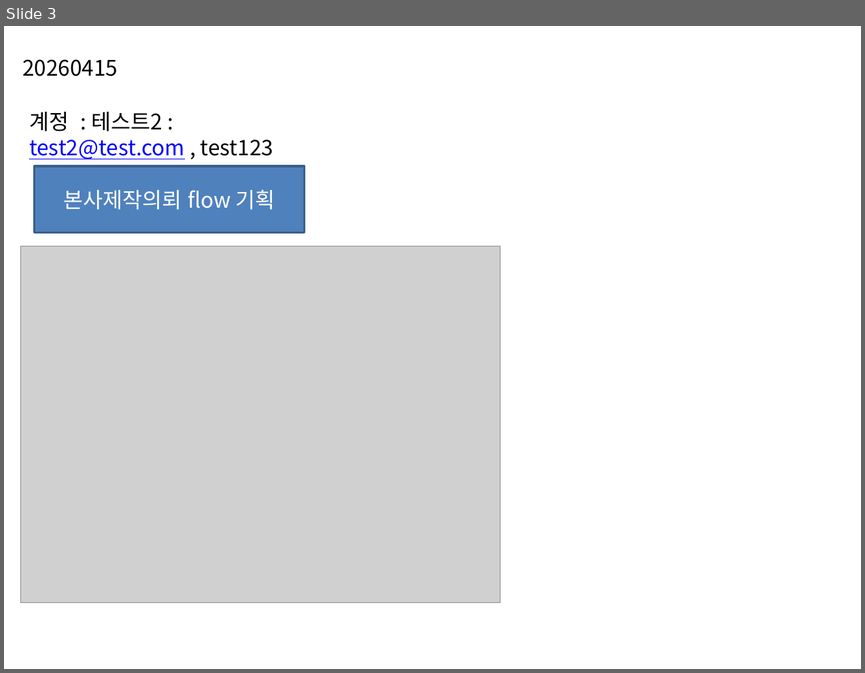
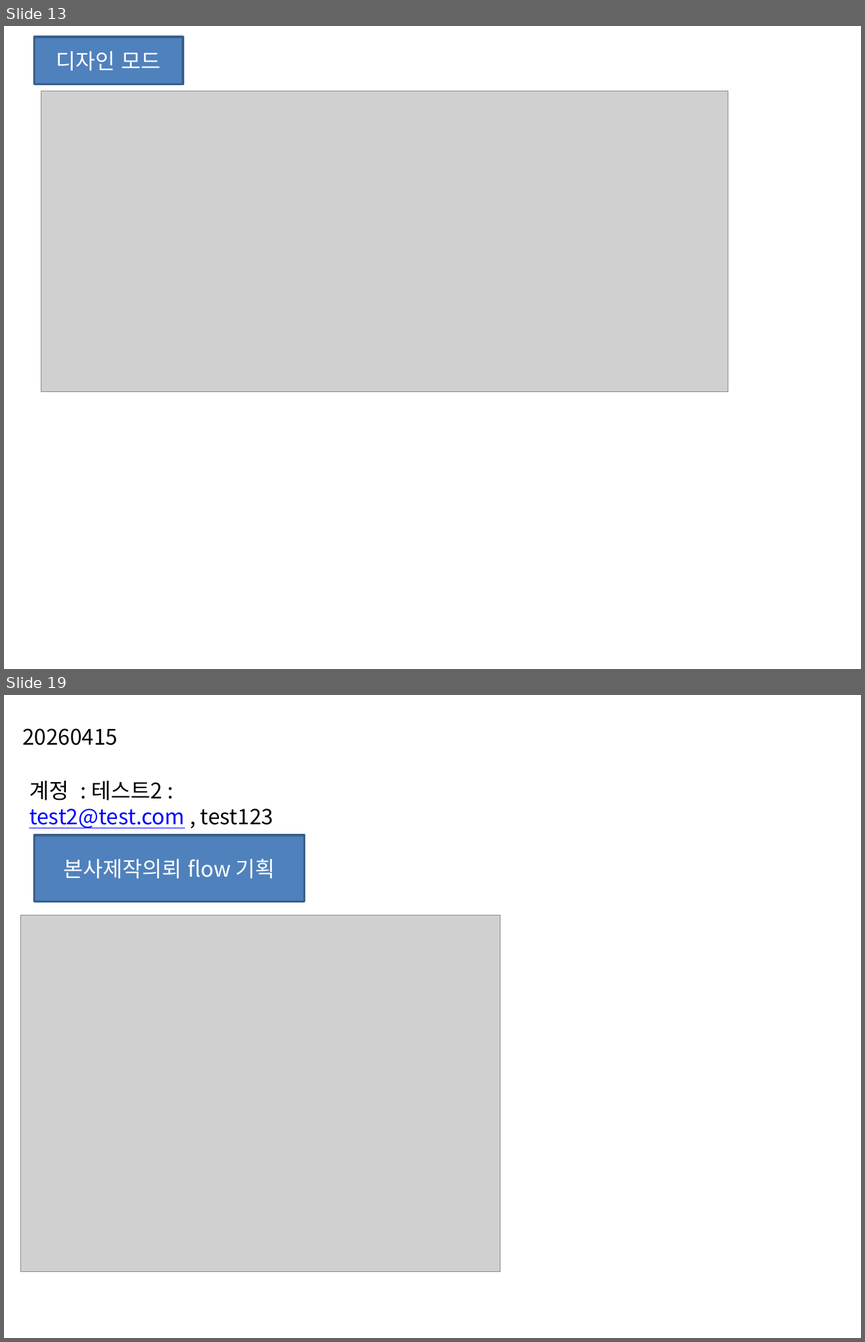
Before and after one commit to oksusoo1/homepageDev, a slide deck: My-plaform.pptx. Shown one above the other, each under a label of ours: slide 3 before the commit, slides 13 and 19 after it; the slides between them are not shown. The pictures are 865x673 and 865x1342 pixels, drawn with LibreOffice and Linux fonts; fonts in the diff are those of the drawing; grey boxes stand for pictures. Boxes give left, top, right and bottom in pixels: in the first picture for what was removed or moved away, otherwise in the second. Text is boxed around its words. In the diff, an @@ line names an element or a change of style, - is before the commit and + after.

```diff
--- a/My-plaform.pptx
+++ b/My-plaform.pptx
@@ slide 13 added at [4, 26, 861, 669], background #FFFFFF @@
@@ rectangle added at [34, 37, 182, 84], fill #4F81BD, outline #3A5F8C 2 pt, 18 pt, text #FFFFFF @@
+디자인 모드
@@ picture added at [41, 91, 728, 392] @@
@@ what was slide 3 is now slide 19 @@
```
Also in this commit, not shown: 15 other slides added, 8 other files.
